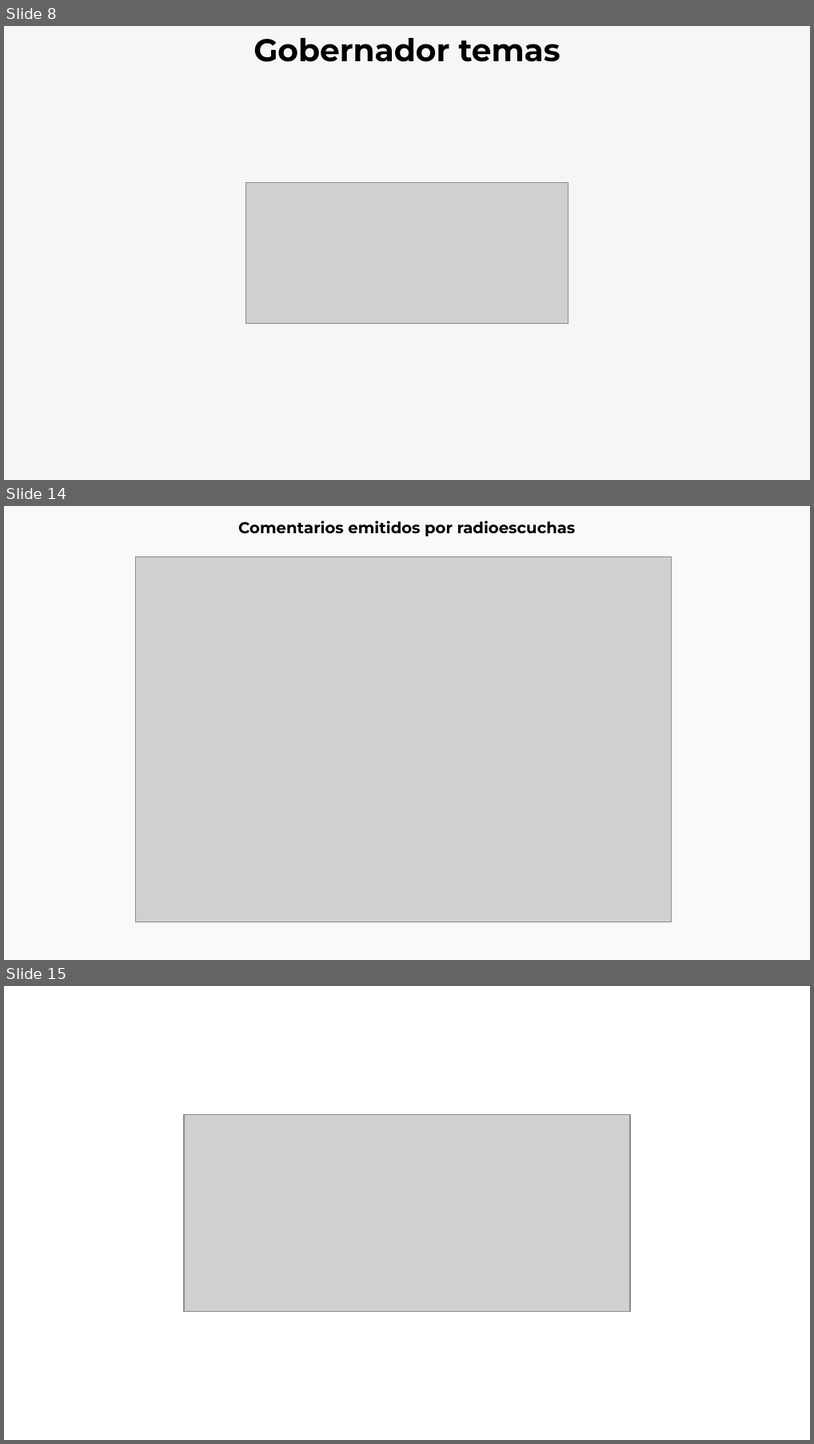
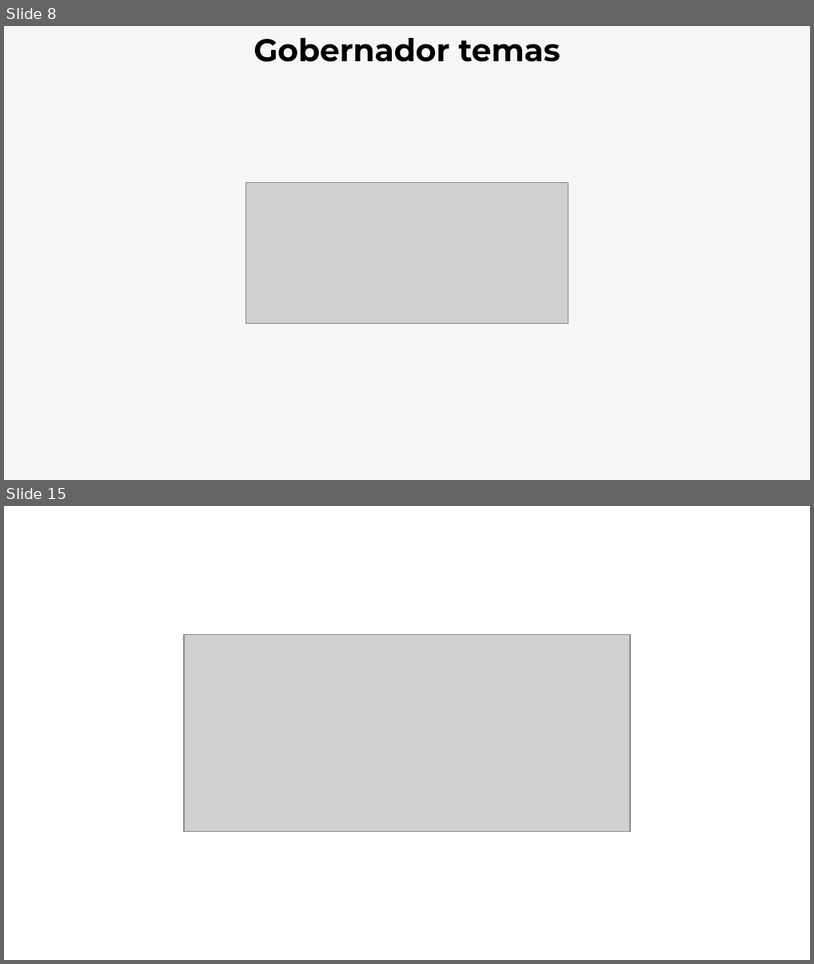
Before and after one commit to thelonious9/Reporteportadas, a slide deck: Reporte 251126.pptx. Shown one above the other, each under a label of ours: slides 8, 14 and 15 before the commit, slides 8 and 15 after it; the slides between them are not shown. The pictures are 814x1444 and 814x964 pixels, drawn with LibreOffice and Linux fonts; fonts in the diff are those of the drawing; grey boxes stand for pictures; background and template pictures are left out. Boxes give left, top, right and bottom in pixels: in the first picture for what was removed or moved away, otherwise in the second. Text is boxed around its words. In the diff, an @@ line names an element or a change of style, - is before the commit and + after.

```diff
--- a/Reporte 251126.pptx
+++ b/Reporte 251126.pptx
@@ slide 14 removed at <box>4,506,810,960</box>, background #F8F9FA @@
@@ text removed at <box>238,520,576,536</box> @@
-Comentarios emitidos por radioescuchas
@@ picture removed at <box>136,557,673,921</box> @@
```
Also in this commit, not shown: 4 slides changed, 1 slide added.
